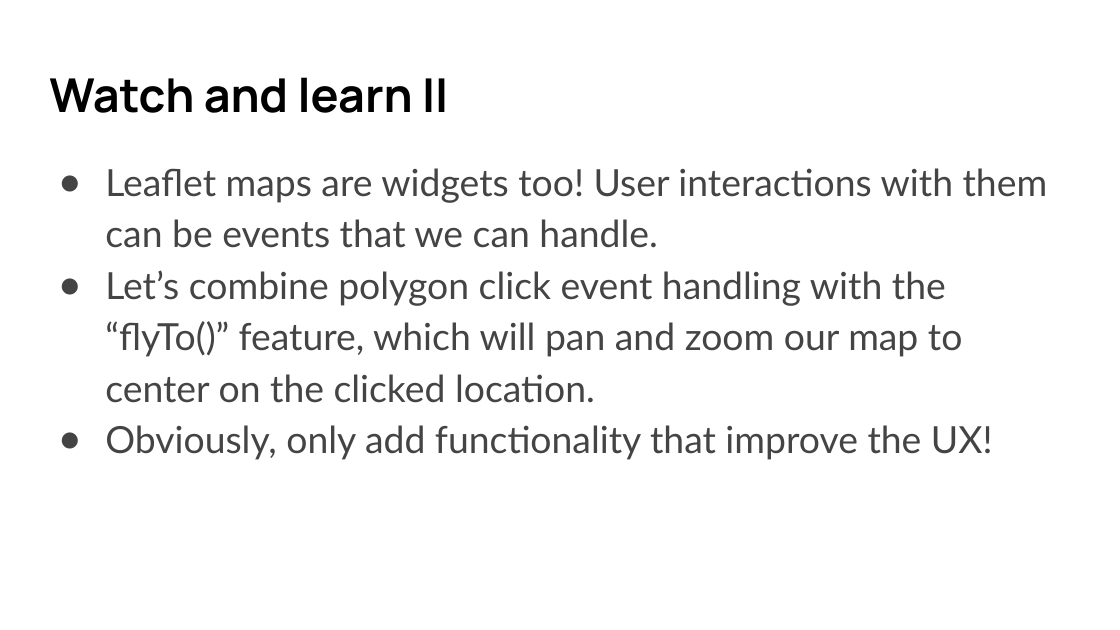
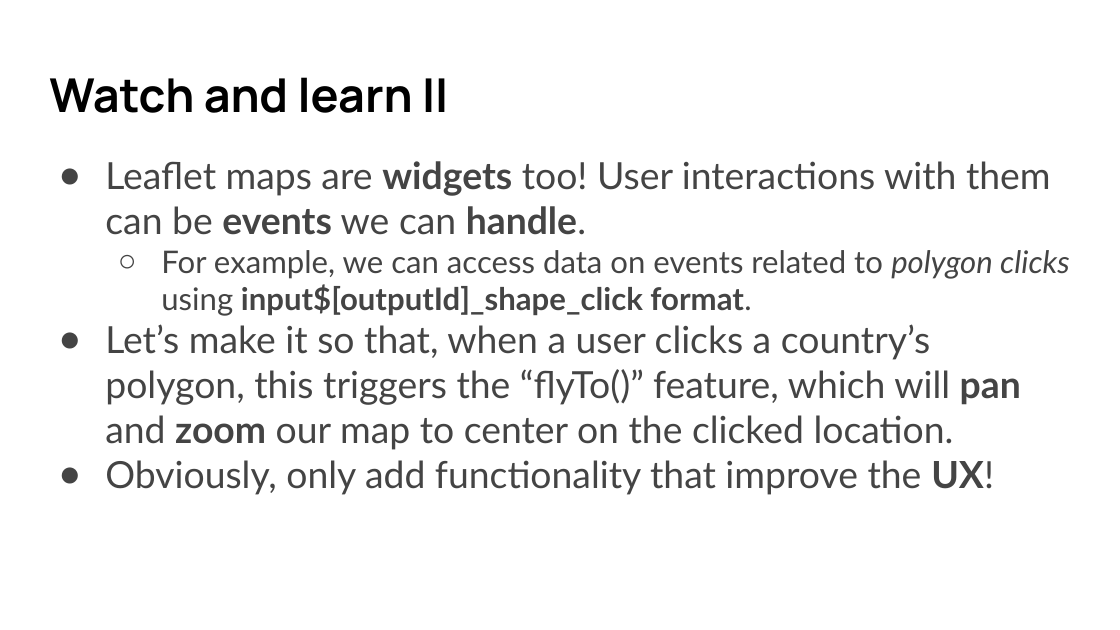
Before and after one commit to umn-dash/r-shiny, a slide deck: slide 57 of instructors/files/SWC slides R Shiny 2024 Fall.pptx. Drawn at 1120x630 pixels with LibreOffice and Linux fonts; fonts in the diff are those of the drawing. Boxes give left, top, right and bottom in pixels: in the first picture for what was removed or moved away, otherwise in the second. Text is boxed around its words. In the diff, an @@ line names an element or a change of style, - is before the commit and + after.

```diff
--- a/instructors/files/SWC slides R Shiny 2024 Fall.pptx
+++ b/instructors/files/SWC slides R Shiny 2024 Fall.pptx
@@ text at (105,161,1070,450): text changed @@
-● Leaflet maps are widgets too! User interactions with them can be events that we can handle.
-● Let’s combine polygon click event handling with the “flyTo()” feature, which will pan and zoom our map to center on the clicked location.
+● Leaflet maps are widgets too! User interactions with them can be events we can handle.
+  ○ For example, we can access data on events related to polygon clicks using input$[outputId]_shape_click format.
+● Let’s make it so that, when a user clicks a country’s polygon, this triggers the “flyTo()” feature, which will pan and zoom our map to center on the clicked location.
@@ text at (105,460,994,495): bold on in "UX!"; line spacing 1.15 to 1 @@
```
Also in this commit, not shown: 10 other slides changed, 2 other files.
